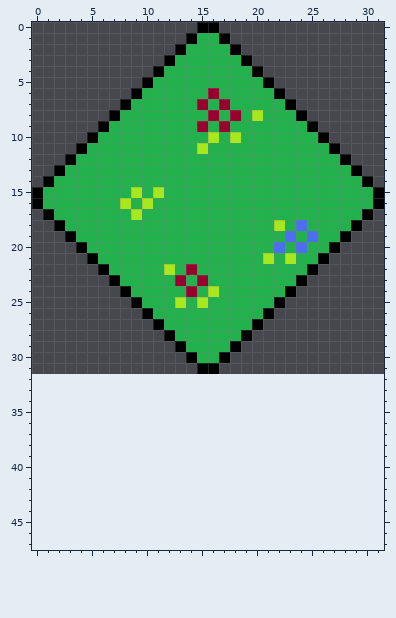
Pixel-art sprite -- images/grass.png. That is the earlier state.
The file is 32x32 pixels. The old version is drawn lined up with the new one, on the new canvas.
And afterwards:
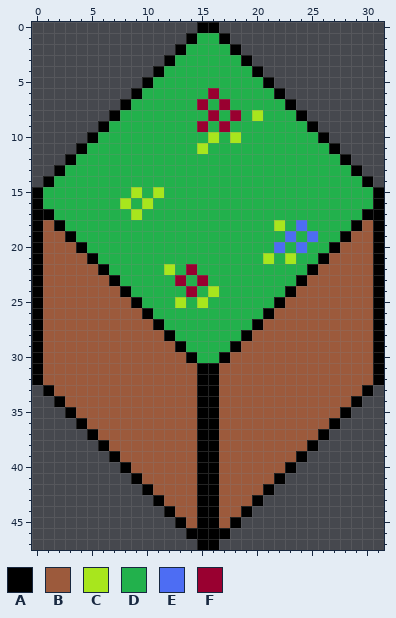
Palette (. is transparent): A #000000  B #9c5a3c  C #a8e61d  D #22b14c  E #4d6df3  F #990030
The edit:
canvas 32x32 -> 32x48
y 17: x 0 . -> A; x 31 . -> A
y 18: x 0..1 .. -> AB; x 30..31 .. -> BA
y 19: x 0..2 ... -> ABB; x 29..31 ... -> BBA
y 20: x 0..3 .... -> ABBB; x 28..31 .... -> BBBA
y 21: x 0..4 ..... -> ABBBB; x 27..31 ..... -> BBBBA
y 22: x 0..5 ...... -> ABBBBB; x 26..31 ...... -> BBBBBA
y 23: x 0..6 ....... -> ABBBBBB; x 25..31 ....... -> BBBBBBA
y 24: x 0..7 ........ -> ABBBBBBB; x 24..31 ........ -> BBBBBBBA
y 25: x 0..8 ......... -> ABBBBBBBB; x 23..31 ......... -> BBBBBBBBA
y 26: x 0..9 .......... -> ABBBBBBBBB; x 22..31 .......... -> BBBBBBBBBA
y 27: x 0..10 ........... -> ABBBBBBBBBB; x 21..31 ........... -> BBBBBBBBBBA
y 28: x 0..11 ............ -> ABBBBBBBBBBB; x 20..31 ............ -> BBBBBBBBBBBA
y 29: x 0..12 ............. -> ABBBBBBBBBBBB; x 19..31 ............. -> BBBBBBBBBBBBA
y 30: x 0..13 .............. -> ABBBBBBBBBBBBB; x 18..31 .............. -> BBBBBBBBBBBBBA
y 31: x 0..14 ............... -> ABBBBBBBBBBBBBB; x 17..31 ............... -> BBBBBBBBBBBBBBA
y 32: x 0..31 ................................ -> ABBBBBBBBBBBBBBAABBBBBBBBBBBBBBA
y 33: x 1..30 .............................. -> ABBBBBBBBBBBBBAABBBBBBBBBBBBBA
y 34: x 2..29 ............................ -> ABBBBBBBBBBBBAABBBBBBBBBBBBA
y 35: x 3..28 .......................... -> ABBBBBBBBBBBAABBBBBBBBBBBA
y 36: x 4..27 ........................ -> ABBBBBBBBBBAABBBBBBBBBBA
y 37: x 5..26 ...................... -> ABBBBBBBBBAABBBBBBBBBA
y 38: x 6..25 .................... -> ABBBBBBBBAABBBBBBBBA
y 39: x 7..24 .................. -> ABBBBBBBAABBBBBBBA
y 40: x 8..23 ................ -> ABBBBBBAABBBBBBA
y 41: x 9..22 .............. -> ABBBBBAABBBBBA
y 42: x 10..21 ............ -> ABBBBAABBBBA
y 43: x 11..20 .......... -> ABBBAABBBA
y 44: x 12..19 ........ -> ABBAABBA
y 45: x 13..18 ...... -> ABAABA
y 46: x 14..17 .... -> AAAA
y 47: x 15..16 .. -> AA
Changed places in both pictures, as pixel boxes (x1, y1, x2, y2):
added: (32, 209, 384, 550)
